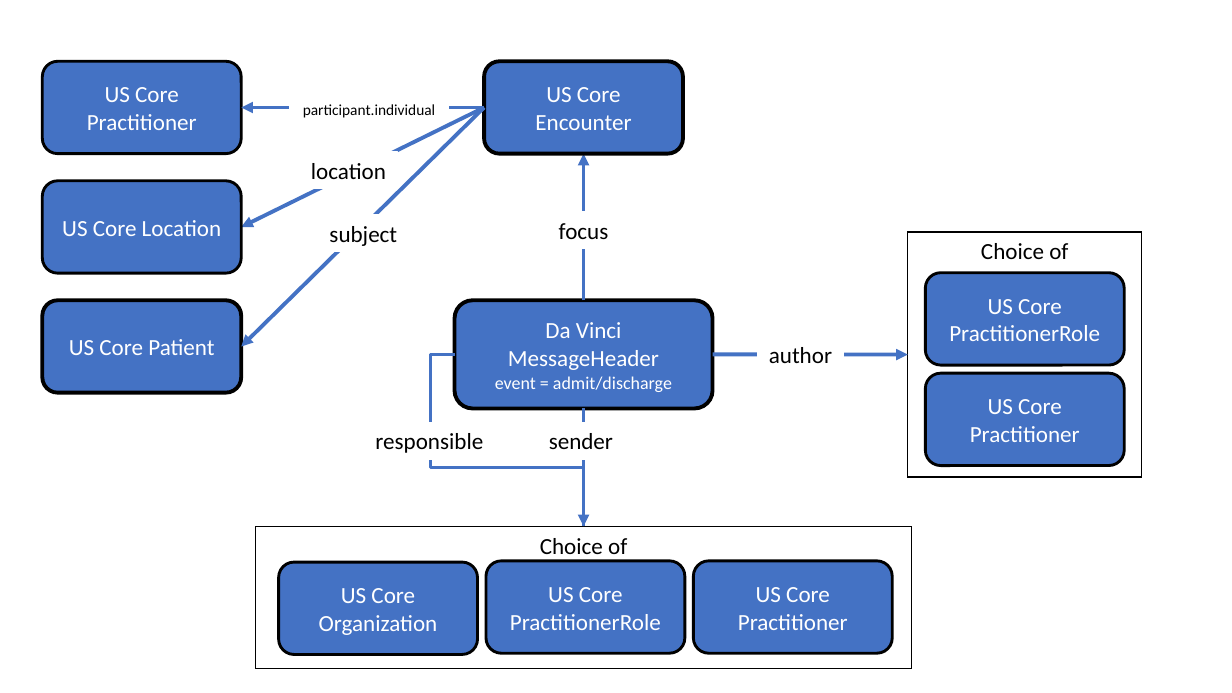
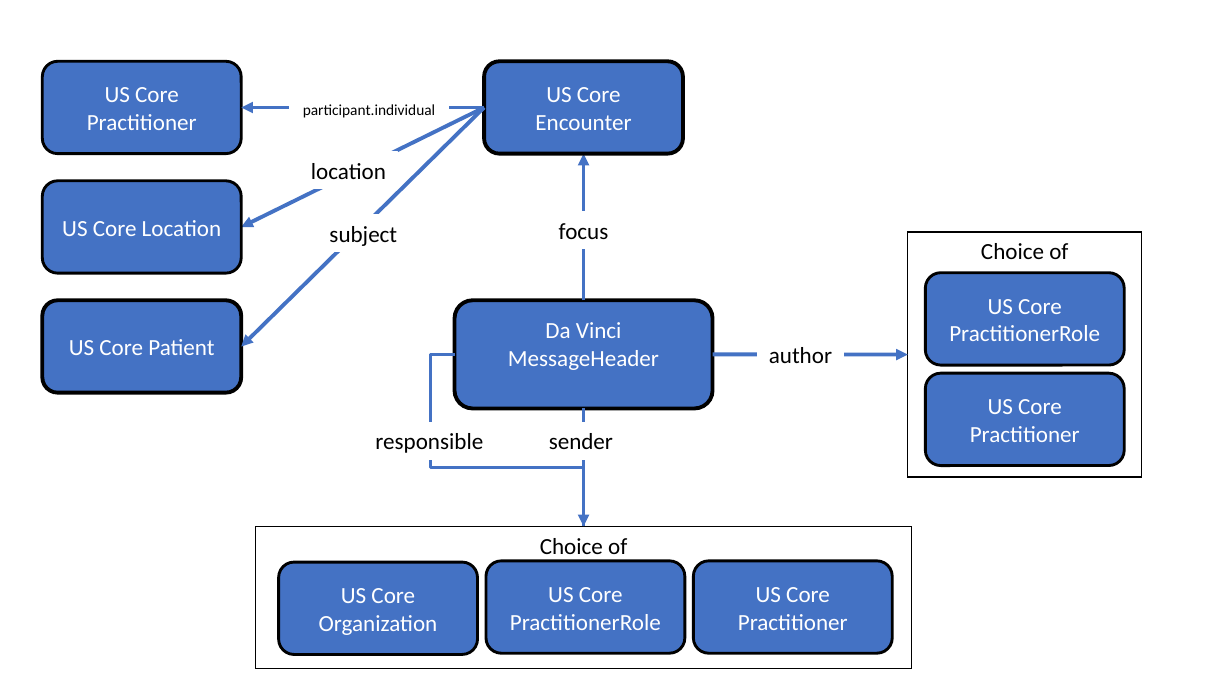
Before and after one commit to HL7/davinci-alerts, a slide deck: slide 3 of input/images/source/Message_Graphs.pptx. Drawn at 1232x693 pixels with LibreOffice and Linux fonts; fonts in the diff are those of the drawing. Boxes give left, top, right and bottom in pixels: in the first picture for what was removed or moved away, otherwise in the second. Text is boxed around its words. In the diff, an @@ line names an element or a change of style, - is before the commit and + after.

```diff
--- a/input/images/source/Message_Graphs.pptx
+++ b/input/images/source/Message_Graphs.pptx
@@ text in rounded rectangle at [495, 376, 672, 392]: paragraph removed @@
-event = admit/discharge
```
Also in this commit, not shown: 3 other slides changed, 3 other files.
